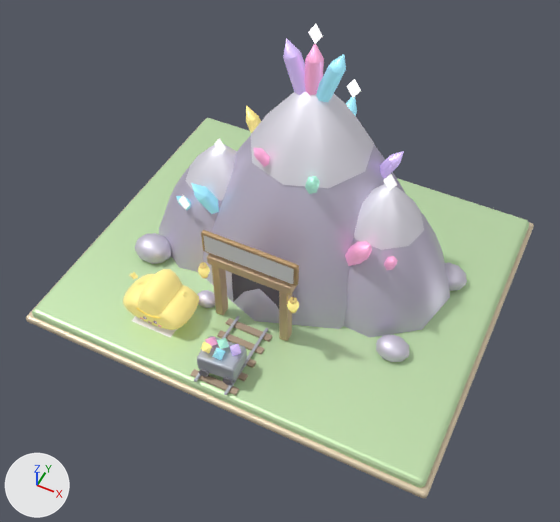
An edit to the glTF model game/art/models/buildings/gemmine/building_gemmine_L01.glb, drawn before and after from the same camera.
Both versions are drawn from a 50 mm lens placed at (14.4, -30.8, 38.2), pointed at (0.9, -3.7, 4.4). Arrows for +X, +Y and +Z are at lower left; the lights stay in place. The older version comes first. Where no turn or scale is listed for an object, it has been applied to the vertices.
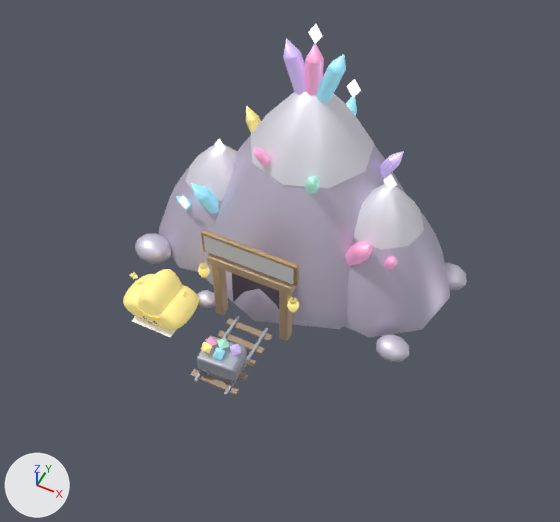
Diff of the bpy script that builds the scene:
```diff
--- a/game/art/models/buildings/gemmine/building_gemmine_L01.glb.py
+++ b/game/art/models/buildings/gemmine/building_gemmine_L01.glb.py
@@ ob_mesh_38 @@
-ob_mesh_38 = bpy.data.objects.new('Mesh_38', me_mesh_38)
-ob_mesh_38.location = (0.0, 0.0, 0.0)
@@ ob_mesh_39 @@
-ob_mesh_39 = bpy.data.objects.new('Mesh_39', me_mesh_39)
-ob_mesh_39.location = (0.0, 0.0, 0.0)
```

Where the change shows, as pixel boxes [x1, y1, x2, y2] in the pictures (560 x 522 px):
'Mesh_38', deleted (green)
    before: [32, 118, 529, 488]
'Mesh_39', deleted
    before: [26, 125, 534, 498]
